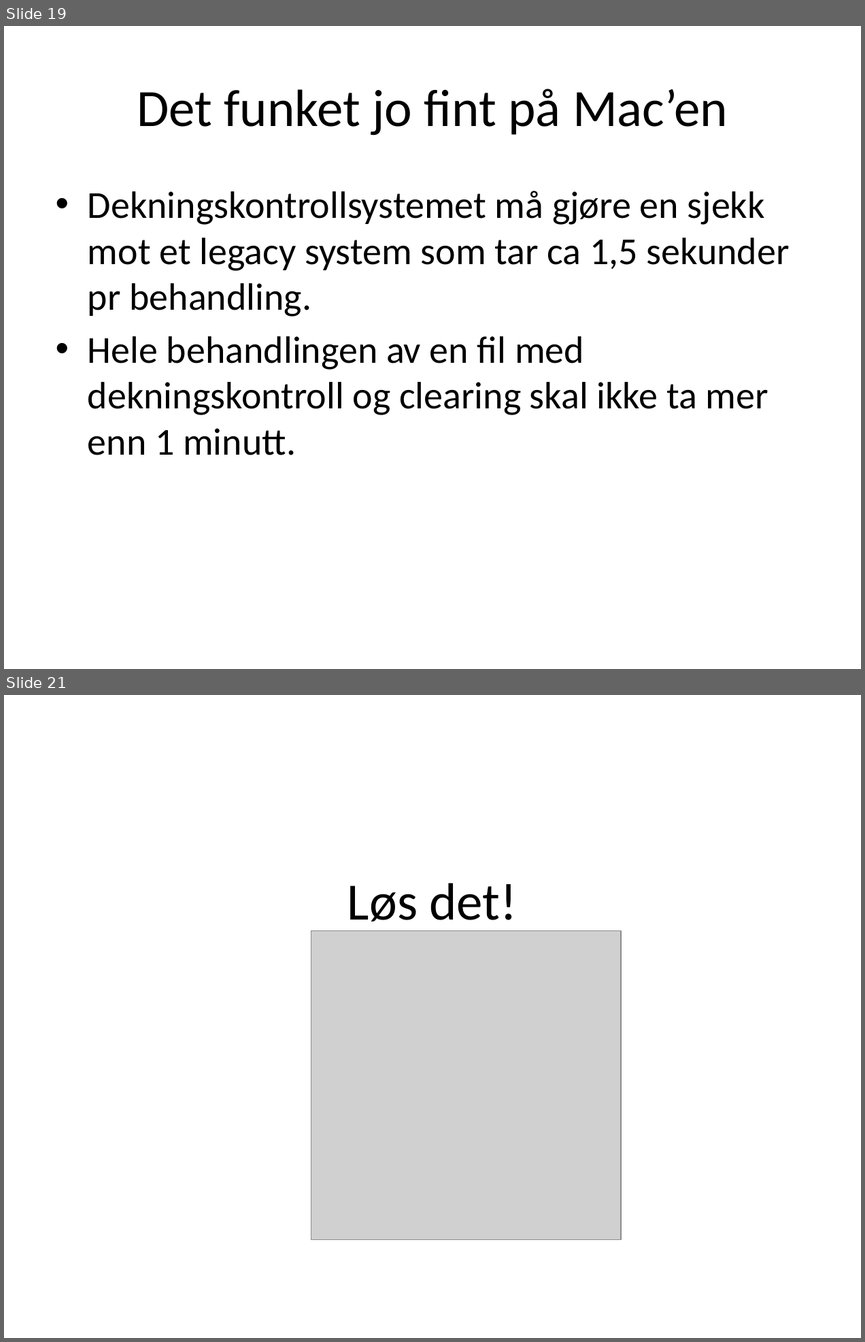
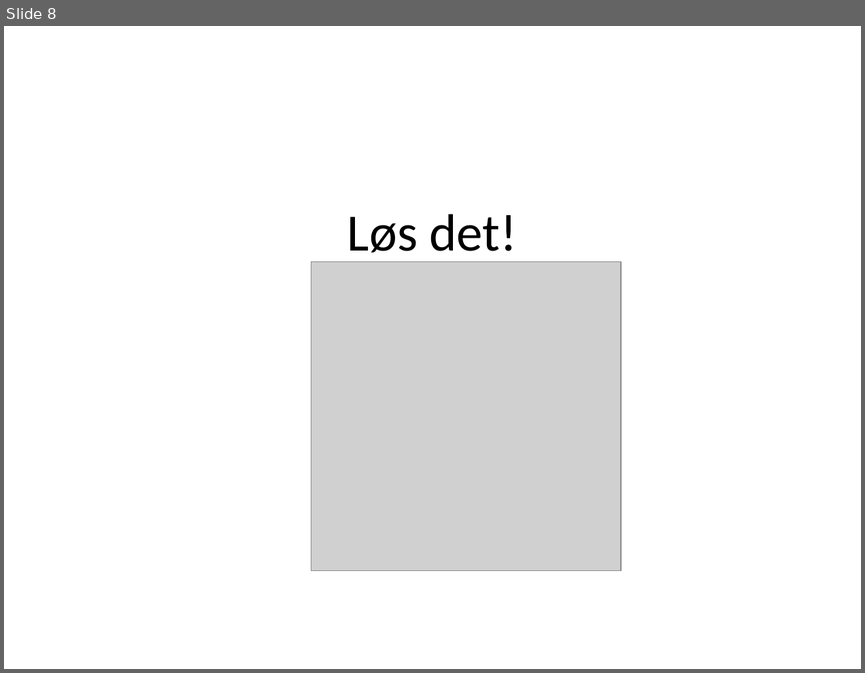
Before and after one commit to runepeter/camel-stuff, a slide deck: camel-spotting.pptx. Shown one above the other, each under a label of ours: slides 19 and 21 before the commit, slide 8 after it; the slides between them are not shown. The pictures are 865x1342 and 865x673 pixels, drawn with LibreOffice and Linux fonts; fonts in the diff are those of the drawing; grey boxes stand for pictures. Boxes give left, top, right and bottom in pixels: in the first picture for what was removed or moved away, otherwise in the second. Text is boxed around its words. In the diff, an @@ line names an element or a change of style, - is before the commit and + after.

```diff
--- a/camel-spotting.pptx
+++ b/camel-spotting.pptx
@@ slide 19 removed at (4,26,861,669), background #FFFFFF @@
@@ title removed at (137,89,728,135) @@
-Det funket jo fint på Mac’en
@@ text removed at (88,191,789,455) @@
-• Dekningskontrollsystemet må gjøre en sjekk mot et legacy system som tar ca 1,5 sekunder pr behandling.
-• Hele behandlingen av en fil med dekningskontroll og clearing skal ikke ta mer enn 1 minutt.
@@ what was slide 21 is now slide 8 @@
```
Also in this commit, not shown: 3 slides changed, 4 slides added, 9 other slides removed.
